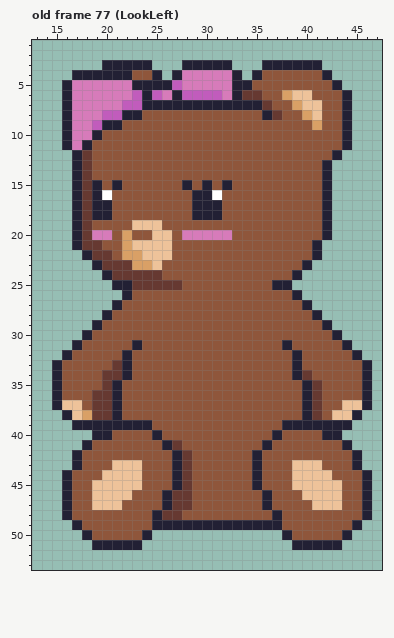
File history of a pixel-art file, aseprite_files/teddybear_girl.ase. The picture above is the old version.
64x64 pixels, 84 frames. Shown: old frame 77 (LookLeft): x 13..47, y 1..53.
New version:
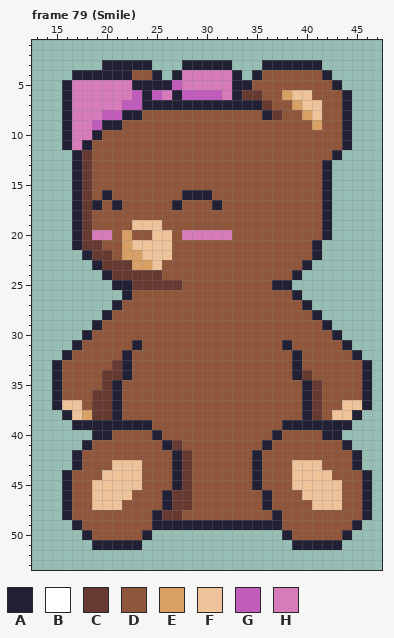
Palette (. is transparent): A #222034  B #ffffff  C #663931  D #8f563b  E #d9a066  F #eec39a  G #c15cbc  H #d77bba
A new or re-ordered frame is compared with the old frame closest to it.
Diff:
frames 84 -> 86
Frame 79 (Smile) is new; against old frame 77 (LookLeft), layer "Head":
y 15: x 19 A -> D; x 21 A -> D; x 28 A -> D; x 30 A -> D; x 32 A -> D
y 16: x 19..20 AB -> DA; x 28 D -> A; x 31 B -> D
y 17: x 20..21 AD -> DA; x 27 D -> A; x 29..30 AA -> DD
y 18: x 19..20 AA -> DD; x 29..31 AAA -> DDD
